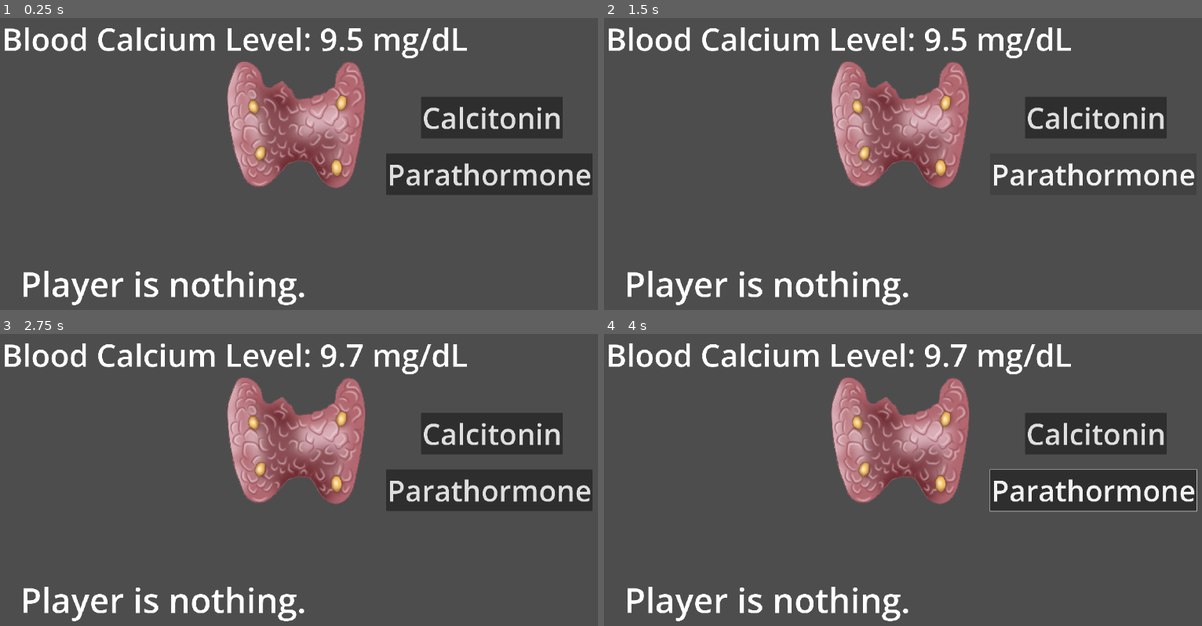
Above: before the commit, frames 1-4 (two rows, left to right).
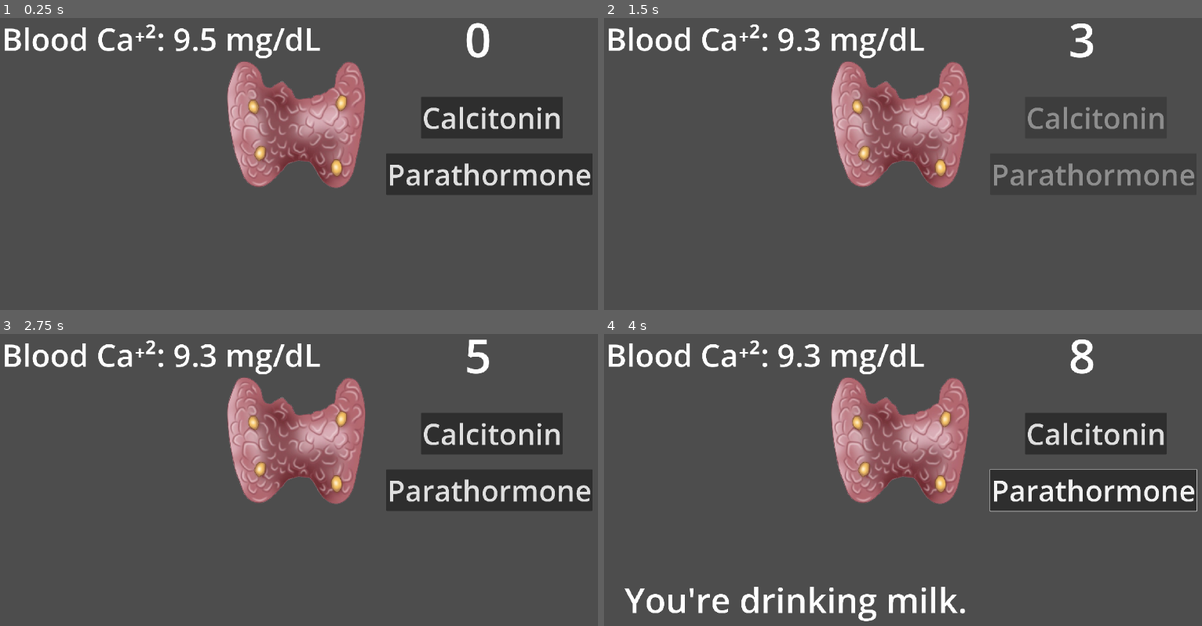
Above: after the commit, the same moments.

Repository: NileKnight1/hormonal-coordination
Game: Godot game, scene res://scenes/thyroid.tscn
Same seed, same stepped clock (60 frames per second), same inputs: the game is played once before the commit and once after it. This scene is started directly instead of the project's main scene.
Inputs (mouse positions are in pixels of both pictures, inside the frame that each line leads up to):
- Up to frame 1 (0.25 s): no input
- Up to frame 2 (1.5 s): click "Calcitonin" at 0.5 s; click (1094, 175) at 1.25 s, where only the run before the commit has a clickable "Parathormone"
- Up to frame 3 (2.75 s): tap Enter at 2 s; move the mouse to (436, 465) at 2.02 s; hold Right from 2.03 s (still down); tap Alt at 2.1 s; click (436, 465) at 2.17 s
- Up to frame 4 (4 s): move the mouse to (777, 500) at 2.77 s; release Right at 2.78 s; hold Down 2.78-3.53 s; tap Shift at 2.85 s; move the mouse to (962, 404) at 3.52 s; hold Right from 3.53 s (still down); tap Alt at 3.6 s

The runs differ from the first frame. In frame 1, 3.7% of the frame differs, in the area x 3-82%, y 1-99%; in frame 2, 5.2%, in the area x 3-99%, y 1-99%; in frame 3, 3.7%; in frame 4, 4.5%.

Commit message:
i applied pancreas system to thyroid/parathyroid glands, i struggled with fractions in calcium level, it took me most of the time, also added more events and a score and cooldown.

Diff:
--- a/scenes/thyroid.tscn
+++ b/scenes/thyroid.tscn
@@ -5,6 +5,10 @@
 
 [node name="Node2D" type="Node2D" unique_id=1121657011]
 script = ExtResource("1_5o43r")
+
+[node name="cooldown" type="Timer" parent="." unique_id=355518937]
+wait_time = 2.0
+one_shot = true
 
 [node name="6ParathyroidGlandScaledE1587283480126RemovebgPreview" type="Sprite2D" parent="." unique_id=542691179]
 position = Vector2(-3.0000153, -76)
@@ -47,7 +51,7 @@
 offset_bottom = -124.0
 scale = Vector2(0.525, 0.525)
 theme_override_font_sizes/font_size = 109
-text = "Blood Ca⁺²: 9mg/dL"
+text = "Blood Ca⁺²: 9.5 mg/dL"
 
 [node name="status" type="Label" parent="Control" unique_id=755735251]
 layout_mode = 0
@@ -57,7 +61,17 @@
 offset_bottom = 362.0
 scale = Vector2(0.535, 0.535)
 theme_override_font_sizes/font_size = 118
-text = "Player is nothing."
 
+[node name="score" type="Label" parent="Control" unique_id=957233200]
+layout_mode = 0
+offset_left = 305.0
+offset_top = -292.0
+offset_right = 393.0
+offset_bottom = -81.0
+scale = Vector2(0.56, 0.56)
+theme_override_font_sizes/font_size = 154
+text = "1"
+
+[connection signal="timeout" from="cooldown" to="." method="_on_timer_timeout"]
 [connection signal="button_down" from="Control/calcitonin" to="." method="_on_calcitonin_button_down"]
 [connection signal="button_down" from="Control/parathormone" to="." method="_on_parathormone_button_down"]
--- a/scripts/pancreas.gd
+++ b/scripts/pancreas.gd
@@ -55,7 +55,7 @@
 	elif glucose_level < 140:
 		score += 1
 	else:
-		glucose_level -= 2
+		score -= 2
 
 	$Node/score.text = str(score/60)
 
@@ -93,10 +93,10 @@
 	var temp
 	var sum = 0
 
-	while x:
+	while x > 0:
 		temp = randi_range(1, x)
 		x -= temp
-		print(x)
+		print(temp)
 
 		glucose_level += temp * s
 		glucose_level_label.text = "Glucose level: " + str(glucose_level)
--- a/scripts/thyroid.gd
+++ b/scripts/thyroid.gd
@@ -1,11 +1,57 @@
 extends Node2D
 
-var calcium_level = 0
+var calcium_level = 95.0
+var score = 0
+
 @onready var status = $Control/status
+@onready var b1 = $Control/calcitonin
+@onready var b2 = $Control/parathormone
+@onready var cooldown = $cooldown
 
-func change_calcium(x):
-	calcium_level += x
-	$Control/calcium_level.text = "Blood Calcium Level: %.1f mg/dL" % calcium_level
+var ca_inc = [
+	["You're drinking milk.", 6],
+	["You're eating fish.", 4],
+	["You're having cheese.", 3],
+	["You're taking calcium supplement.", 8],
+]
+
+var ca_dec = [
+	["You're doing light exercise.", 6],
+	["You're doing intense exercise.", 4],
+	["You have excessive urination.", 3],
+]
+
+
+func change_calcium(x, s):
+	var temp
+	var sum = 0
+
+	print("X before while " + str(x))
+	#print("Ca before " + str(calcium_level))
+	#print("X before while " + str(x))
+
+
+	while x:
+		#calcium_level *= 10
+		temp = randi_range(1, x)
+		x -= temp
+		#print(temp)
+		#print("X " + str(x))
+
+		#calcium_level *= 10
+		#print("Ca before " + str(calcium_level))
+
+
+		calcium_level += temp * s
+		#calcium_level /= 10
+		#print("Ca after " + str(calcium_level))
+
+
+
+		$Control/calcium_level.text = "Blood Ca⁺²: %.1f mg/dL" % (calcium_level/10)
+		await get_tree().create_timer(1).timeout
+
+	print("Ca end " + str(calcium_level))
 
 	if calcium_level < 7:
 		death()
@@ -13,56 +59,84 @@
 		death()
 
 func death():
-	print("You're dead.")
+	pass
+	#print("You're dead.")
 
 func _ready() -> void:
-	change_calcium(9.5)
+	change_calcium(0, 1)
 	run()
 	pass
+
+func _process(delta: float) -> void:
+
+	if calcium_level < 80:
+		score -= 3
+	elif calcium_level < 105:
+		score += 2
+	elif calcium_level < 115:
+		score += 1
+	else:
+		score -= 2
+
+	$Control/score.text = str(score/60)
 
 func run():
 	await get_tree().create_timer(3).timeout
 	while 1:
-		await get_tree().create_timer(2).timeout
-		var temp = randi_range(0,3)
+		var temp = randi_range(0,1)
 
-		match temp:
-			0:
-				await milk()
-			1:
-				await cheese()
-			2:
-				await exercise()
-			3:
-				await urination()
+		if !temp:
+			status.text = ca_inc[temp][0]
+			await get_tree().create_timer(1).timeout
+			status.text = ""
+
+			temp = randi_range(0, len(ca_inc)-1)
+			change_calcium(ca_inc[temp][1],1)
+		else:
+			status.text = ca_dec[temp][0]
+			await get_tree().create_timer(1).timeout
+			status.text = ""
+
+			temp = randi_range(0, len(ca_dec)-1)
+			change_calcium(ca_dec[temp][1],-1)
+		await get_tree().create_timer(5).timeout
+
+func _on_calcitonin_button_down() -> void:
+	cooldown.start()
+	b1.disabled = 1
+	b2.disabled = 1
+	change_calcium(2, -1)
+
+func _on_parathormone_button_down() -> void:
+	cooldown.start()
+	b1.disabled = 1
+	b2.disabled = 1
+	change_calcium(2, 1)
+#
+#func milk():
+	#status.text = "Player drank milk."
+	#await get_tree().create_timer(1).timeout
+	#change_calcium(0.6)
+#
+#func cheese():
+	#status.text = "Player ate cheese."
+	#await get_tree().create_timer(1).timeout
+	#
+	#change_calcium(0.4)
+#
+#func exercise():
+	#status.text = "Player did exercise."
+	#await get_tree().create_timer(1).timeout
+	#
+	#change_calcium(-0.3)
+#
+#func urination():
+	#status.text = "Player has excessive urination."
+	#await get_tree().create_timer(1).timeout
+	#
+	#change_calcium(-0.2)
 
 
-func _on_calcitonin_button_down() -> void:
-	change_calcium(-0.2)
-
-
-func _on_parathormone_button_down() -> void:
-	change_calcium(0.2)
-
-func milk():
-	status.text = "Player drank milk."
-	await get_tree().create_timer(1).timeout
-	change_calcium(0.6)
-
-func cheese():
-	status.text = "Player ate cheese."
-	await get_tree().create_timer(1).timeout
-
-	change_calcium(0.4)
-
-func exercise():
-	status.text = "Player did exercise."
-	await get_tree().create_timer(1).timeout
-
-	change_calcium(-0.3)
-
-func urination():
-	status.text = "Player has excessive urination."
-	await get_tree().create_timer(1).timeout
-
-	change_calcium(-0.2)
+func _on_timer_timeout() -> void:
+	b1.disabled = 0
+	b2.disabled = 0
